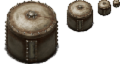
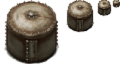
Layers edited between the first and the second w=120, h=64 image:
painted on "overlay" over (3, 0, 120, 64)
